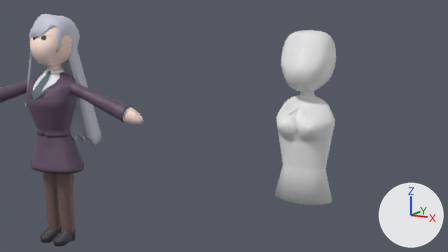
One commit to the Blender file 100Kano/Kusuri/Kusuri big 2.blend: the scene before it, then after it.
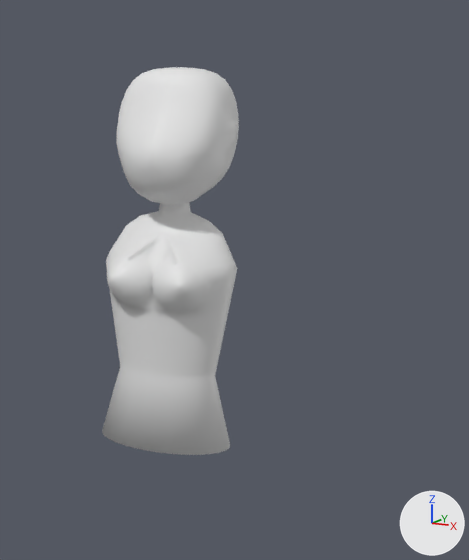
There are two pictures of each version: one from the file's camera 'Camera', one close up on the part from 51% to 98% of the width and 0% to 100% of the height. The axes (+X, +Y, +Z) are drawn at lower right. The lights are the same throughout.

The older version as bpy lines, for what is in view:
```python
me_sphere = bpy.data.meshes.new('Sphere')
me_sphere.from_pydata(...)  # 895 vertices, 859 faces, 1 loose edge; spans x 0.0..1.0, y -1.06..1.0, z -4.63..0.87
me_sphere.polygons.foreach_set('use_smooth', [True] * 859)
ob_sphere = bpy.data.objects.new('Sphere', me_sphere)
ob_sphere.location = (0.0, 0.0, 2.999)
ob_sphere.scale = (0.47, 0.47, 0.47)
_m = ob_sphere.modifiers.new('Mirror', 'MIRROR')
```
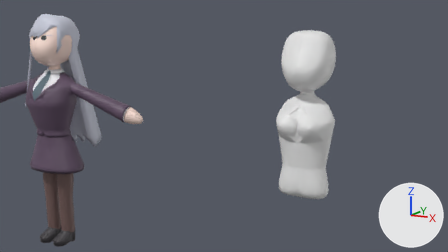
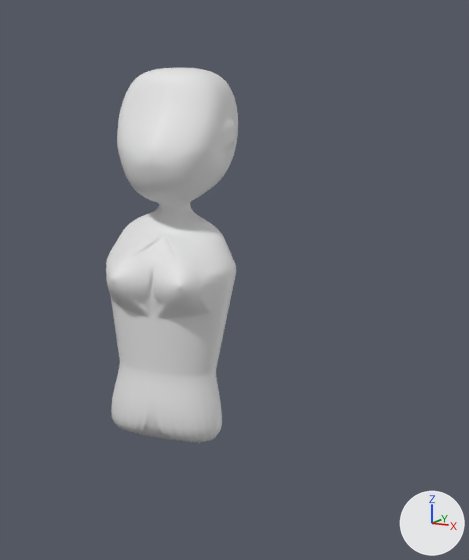
Changed parts and their boxes [x1, y1, x2, y2] in the close-ups (469 x 560 px):
'Sphere', reshaped, modifiers changed: before [102, 67, 239, 455]; after [106, 67, 238, 443]
part 1 of me_sphere, built on: before [106, 254, 224, 321]; after [106, 67, 223, 438]

Patch to the scene script:
```diff
--- a/100Kano/Kusuri/Kusuri big 2.blend.py
+++ b/100Kano/Kusuri/Kusuri big 2.blend.py
@@ me_sphere @@
 # used by ob_sphere; location = (0.0, 0.0, 2.999); scale = (0.47, 0.47, 0.47)
-me_sphere.from_pydata(...)  # 895 vertices, 859 faces, 1 loose edge; spans x 0.0..1.0, y -1.06..1.0, z -4.63..0.87
+me_sphere.from_pydata(...)  # 1713 vertices, 1742 faces; spans x -1.0..1.0, y -1.04..1.0, z -4.63..0.87
+# me_sphere part 1: 48 vertices moved from x 0.35..0.84, y -1.06..-0.49, z -2.53..-2.03 to x 0.21..0.86, y -1.04..-0.48, z -2.61..-2.03; 24 vertices removed from x 0.18..0.8, y -0.9..-0.47, z -2.53..-1.96; 842 vertices added at x -1.0..0.86, y -1.04..0.98, z -4.63..0.87
@@ ob_sphere @@
 ob_sphere.scale = (0.47, 0.47, 0.47)
-_m = ob_sphere.modifiers.new('Mirror', 'MIRROR')
+_m = ob_sphere.modifiers.new('Subdivision', 'SUBSURF')
```
